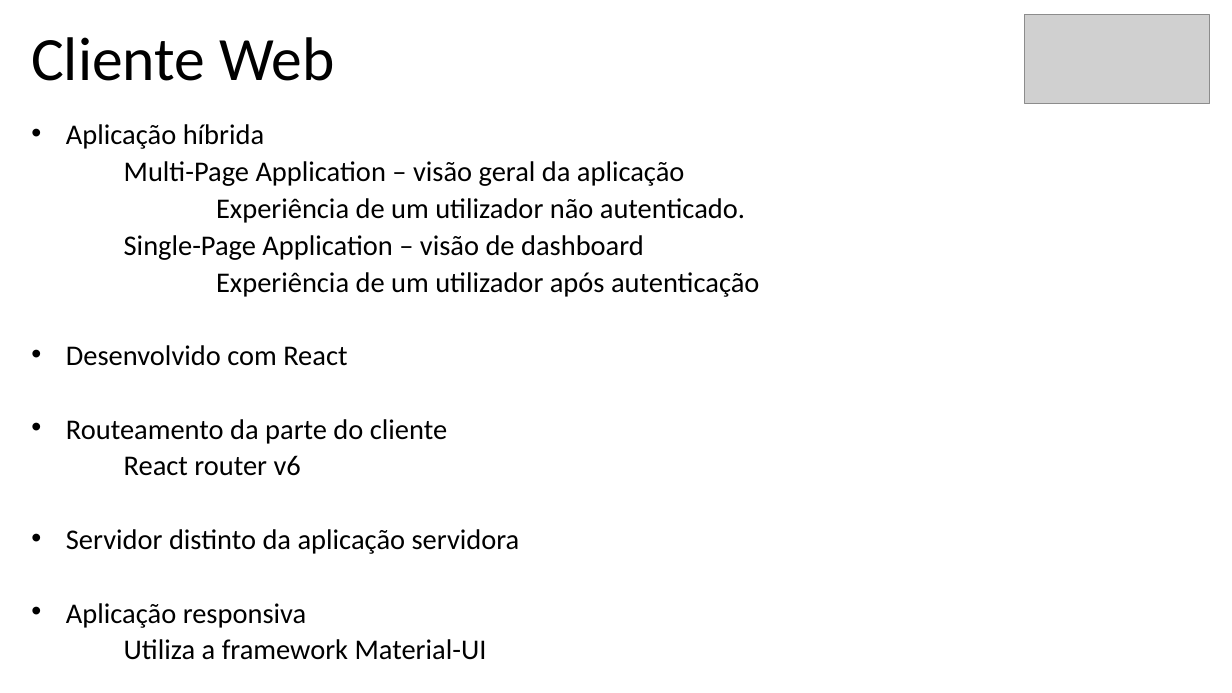
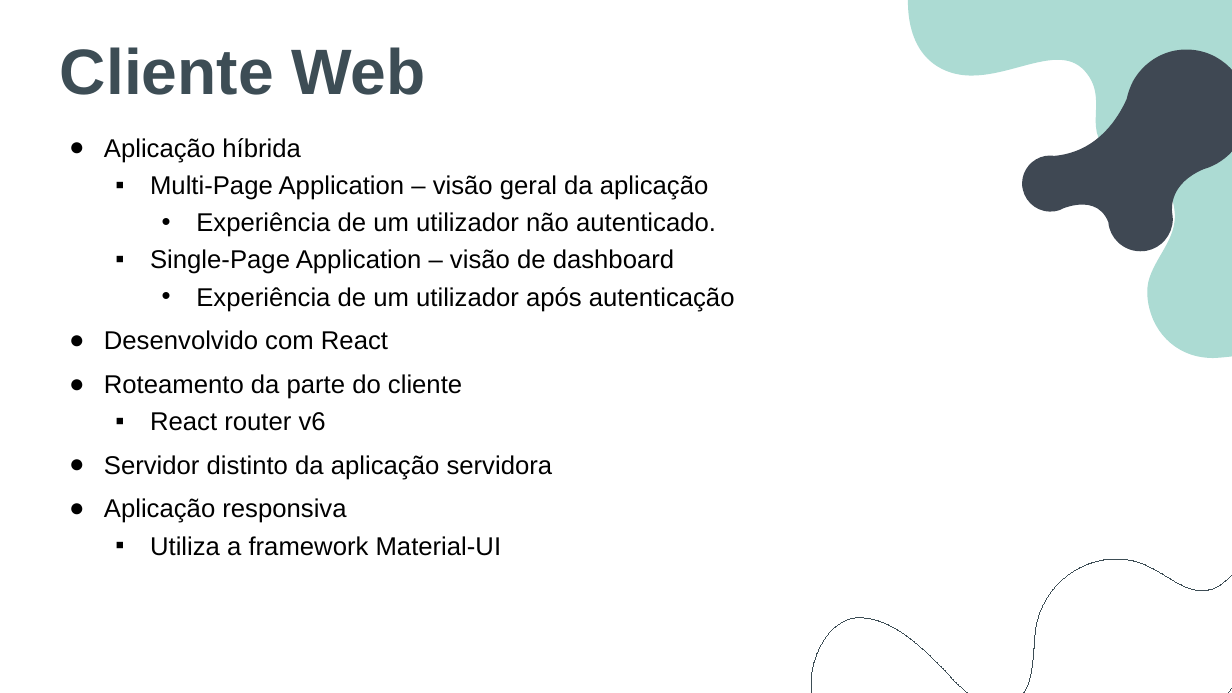
Before and after one commit to BernardoFMF/surf-management-app, a slide deck: slide 8 of docs/demonstracao-progresso.pptx. Drawn at 1232x693 pixels with LibreOffice and Linux fonts; fonts in the diff are those of the drawing; grey boxes stand for pictures. Boxes give left, top, right and bottom in pixels: in the first picture for what was removed or moved away, otherwise in the second. Text is boxed around its words. In the diff, an @@ line names an element or a change of style, - is before the commit and + after.

```diff
--- a/docs/demonstracao-progresso.pptx
+++ b/docs/demonstracao-progresso.pptx
@@ freeform shape added at [897,0,1232,358], fill #ACDBD3 @@
@@ picture removed at [1025,15,1210,104] @@
@@ text "Cliente Web": place and size @@
-text "Cliente Web" at [31,37,334,81]
+text "Cliente Web" at [60,47,426,95]
@@ text "Cliente Web" at [60,47,426,95]: size 48 to 50 pt, font Calibri to Arial, text colour #000000 to #3D4D55, bold on; line spacing 1 to 0.9 @@
@@ freeform shape added at [1002,38,1232,270], fill #3F4853 @@
@@ subtitle "Aplicação híbrida": place and size @@
-subtitle "Aplicação híbrida" at [66,124,759,660]
+subtitle "Aplicação híbrida" at [104,138,735,556]
@@ subtitle at [104,138,735,556]: size 22.2 to 20 pt, font Calibri to Arial; bullet • to ●; line spacing 0.7 to 1; bullet none to ▪; list level 1 to 2 in "Multi-Page Application – visão geral ..."; bullet none to •; list level 1 to 3 in "Experiência de um utilizador não ..."; list level 1 to 2 in "Single-Page Application – visão de ..."; list level 1 to 3 in "Experiência de um utilizador após ..."; list level 1 to 2 in "React router v6"; list level 1 to 2 in "Utiliza a framework Material-UI" @@
@@ subtitle at [104,374,462,399]: text changed; size 22.2 to 20 pt; font Calibri to Arial @@
-• Routeamento da parte do cliente
+● Roteamento da parte do cliente
@@ freeform shape added at [788,366,1232,693], outline #3D4D55 0.75 pt @@
```
Also in this commit, not shown: 11 other slides changed.
